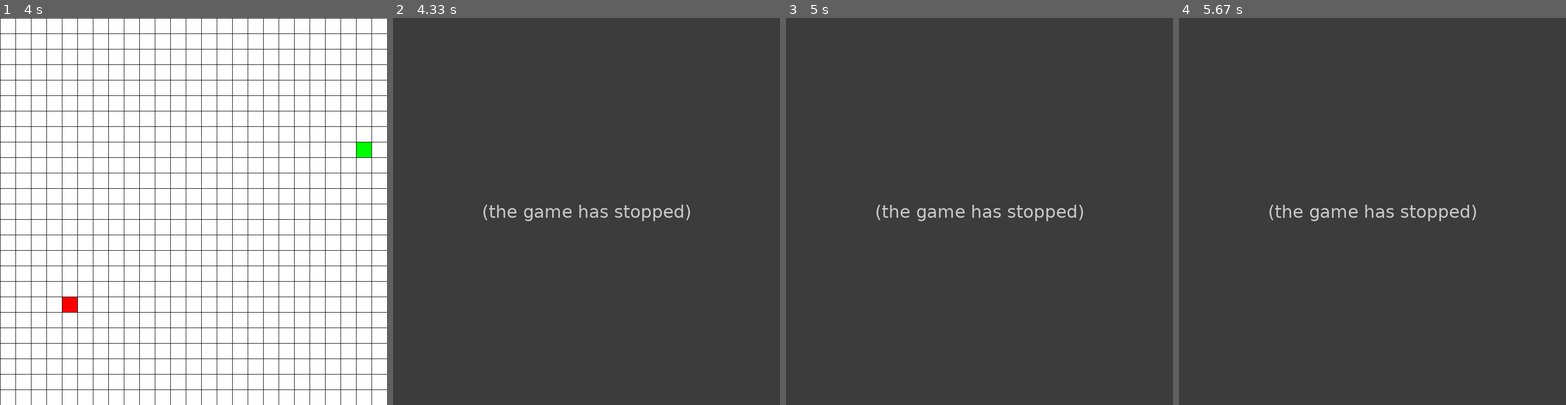
Above: before the commit, frames 1-4 (left to right).
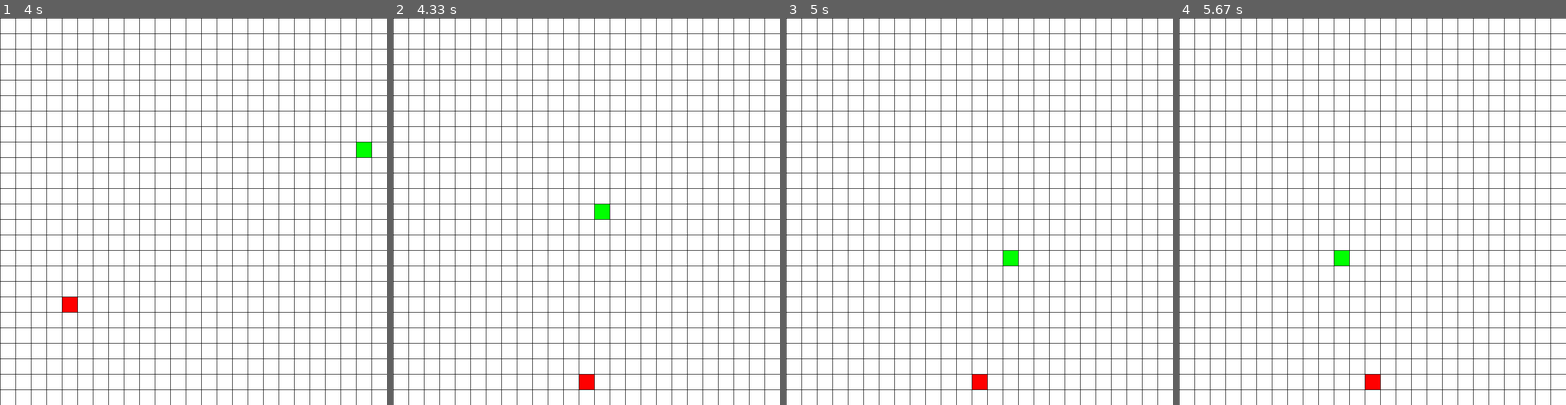
Above: after the commit, the same moments.

Repository: k-qich/2D-SnakeGame-Pygame
Game: pygame game, started from game.py
The game is run twice, just before and just after one commit, with the same random seed, the same clock (stepped at 60 frames per second) and the same inputs.
Inputs (mouse positions are in pixels of both pictures, inside the frame that each line leads up to):
- Up to frame 1 (4 s): hold Up 0.83-1.3 s; hold Right 1.33-1.8 s; hold Down 2.4-2.7 s; hold Left 2.73-3.13 s; hold Up 3.17-3.53 s; hold Right from 3.57 s (still down)
- Up to frame 2 (4.33 s): release Right at 4.2 s; press the mouse at (586, 234) at 4.27 s
- Up to frame 3 (5 s): move the mouse to (960, 254) at 4.37 s; release the mouse at (940, 273) at 4.5 s; hold Down 4.57-4.93 s; move the mouse to (890, 261) at 4.6 s; hold Left from 4.97 s (still down)
- Up to frame 4 (5.67 s): release Left at 5.43 s

Frame 1 is identical in both runs. In frame 2, 100% of the frame differs, in the area x 0-100%, y 0-100%; in frame 3, 100%; in frame 4, 100%.
Before the commit the program exited at 4.18 s; later frames show no game.

Commit message:
Added game over menu with score display and restart/quit button functionality

Diff:
--- a/constants.py
+++ b/constants.py
@@ -3,6 +3,10 @@
 DISPLAY_WIDTH = 800
 DISPLAY_HEIGHT = 800
 FPS = 60
+
+TEXT_FONT = "arialblack"
+TEXT_SIZE = 32
+GAME_OVER_MENU_SIZE = 300
 
 # game settings
 TILE_SIZE = 32
@@ -12,6 +16,7 @@
 
 # colour constants
 BLACK = (0, 0, 0)
+LIGHTERBLACK = (100, 100, 100)
 LIGHTGREY = (220, 220, 220)
 GREEN = (0, 255, 0)
 RED = (255, 0, 0)
--- a/game.py
+++ b/game.py
@@ -23,6 +23,7 @@
         self.max_length = 0
         self.last_movement_time = 0
         self.movement_interval = PLAYER_SPEED       # how fast the snake will be moving
+        self.restart = False
 
         # game objects
         self.snake_head = None
@@ -96,6 +97,9 @@
             pg.draw.line(self.gameDisplay, BLACK, (x, 0), (x, DISPLAY_HEIGHT))
         for y in range(0, DISPLAY_HEIGHT, TILE_SIZE):
             pg.draw.line(self.gameDisplay, BLACK, (0, y), (DISPLAY_WIDTH, y))
+
+    def game_intro_event_handler(self):
+        pass
 
     def game_event_handler(self):
         keys = pg.key.get_pressed()
@@ -120,6 +124,43 @@
             self.snake_head.dx = 0
             self.snake_head.dy = TILE_SIZE
 
+    def game_over_event_handler(self):
+        mouse_pos = pg.mouse.get_pos()
+        in_menu = True
+        restart_btn_col = BLACK
+        quit_btn_col = BLACK
+
+        restart_btn = self.display_text(pg.font.SysFont(TEXT_FONT, int(TEXT_SIZE / 1.2)), "RESTART", restart_btn_col, DISPLAY_WIDTH / 2, DISPLAY_HEIGHT / 2 + 50)
+        quit_btn = self.display_text(pg.font.SysFont(TEXT_FONT, int(TEXT_SIZE / 1.2)), "QUIT", quit_btn_col, DISPLAY_WIDTH / 2, DISPLAY_HEIGHT / 2 + 100)
+
+        # processing player inputs
+        for event in pg.event.get():
+            # game window closed
+            if event.type == pg.QUIT:
+                self.exit()
+
+        # menu button hover for quit
+        if restart_btn.collidepoint(mouse_pos):
+            restart_btn_col = LIGHTERBLACK
+            if pg.mouse.get_pressed()[0] == 1:
+                in_menu = False
+                self.restart = True
+
+        # menu button hover for quit
+        if quit_btn.collidepoint(mouse_pos):
+            quit_btn_col = LIGHTERBLACK
+            if pg.mouse.get_pressed()[0] == 1:
+                in_menu = False
+
+        self.display_text(pg.font.SysFont(TEXT_FONT, TEXT_SIZE), "GAME OVER", BLACK, DISPLAY_WIDTH / 2, DISPLAY_HEIGHT / 2 - 100)
+        self.display_text(pg.font.SysFont(TEXT_FONT, int(TEXT_SIZE / 1.5)), "APPLES: " + str(self.apples_eaten), RED, DISPLAY_WIDTH / 2, DISPLAY_HEIGHT / 2 - 50)
+        self.display_text(pg.font.SysFont(TEXT_FONT, int(TEXT_SIZE / 1.5)), "LENGTH: " + str(self.max_length), GREEN, DISPLAY_WIDTH / 2, DISPLAY_HEIGHT / 2 - 20)
+
+        restart_btn = self.display_text(pg.font.SysFont(TEXT_FONT, int(TEXT_SIZE / 1.2)), "RESTART", restart_btn_col, DISPLAY_WIDTH / 2, DISPLAY_HEIGHT / 2 + 50)
+        quit_btn = self.display_text(pg.font.SysFont(TEXT_FONT, int(TEXT_SIZE / 1.2)), "QUIT", quit_btn_col, DISPLAY_WIDTH / 2, DISPLAY_HEIGHT / 2 + 100)
+
+        return in_menu
+
     # GAME LOOP
     def game_loop(self):
         print("Game Running!")
@@ -145,7 +186,30 @@
             # defining the fps of game
             self.clock.tick(FPS)
 
-        self.game_over()
+    def game_over(self):
+        print("Game Over")
+        is_game_over = True
+        menu_box = pg.Rect(0, 0, GAME_OVER_MENU_SIZE, GAME_OVER_MENU_SIZE)
+        menu_box.center = (DISPLAY_WIDTH/2, DISPLAY_HEIGHT/2)
+        menu_box2 = pg.Rect(0, 0, GAME_OVER_MENU_SIZE - 2, GAME_OVER_MENU_SIZE - 2)
+        menu_box2.center = (DISPLAY_WIDTH/2, DISPLAY_HEIGHT/2)
+
+        pg.display.flip()
+
+        while is_game_over:
+            pg.draw.rect(self.gameDisplay, BLACK, menu_box, 1)
+            pg.draw.rect(self.gameDisplay, WHITE, menu_box2)
+
+            is_game_over = self.game_over_event_handler()
+
+            pg.display.flip()
+
+    def display_text(self, font, text, color, x, y):
+        display_text = font.render(text, True, color)
+        btn = display_text.get_rect()
+        btn.center = (x, y)
+        self.gameDisplay.blit(display_text, btn)
+        return btn
 
     # returns true/false depending on whether the player has exceeded the game window
     def boundary_check(self):
@@ -166,12 +230,27 @@
         self.snake_body_sprites.add(snake_body)
         self.snake.append(snake_body)
 
-    def game_over(self):
-        self.exit()
-
     def run(self):
         self.game_loop()
         self.game_over()
+        if self.restart:
+            self.restart_game()
+            self.run()
+        else:
+            self.exit()
+
+    def restart_game(self):
+        # resetting game vars
+        self.snake_sprites = pg.sprite.Group()
+        self.snake_body_sprites = pg.sprite.Group()
+        self.apple_sprite = pg.sprite.Group()
+
+        self.last_movement_time = 0
+        self.snake = []
+
+        self.apples_eaten = 0
+        self.max_length = 0
+        self.restart = False
 
     def exit(self):
         print("Quitting")
